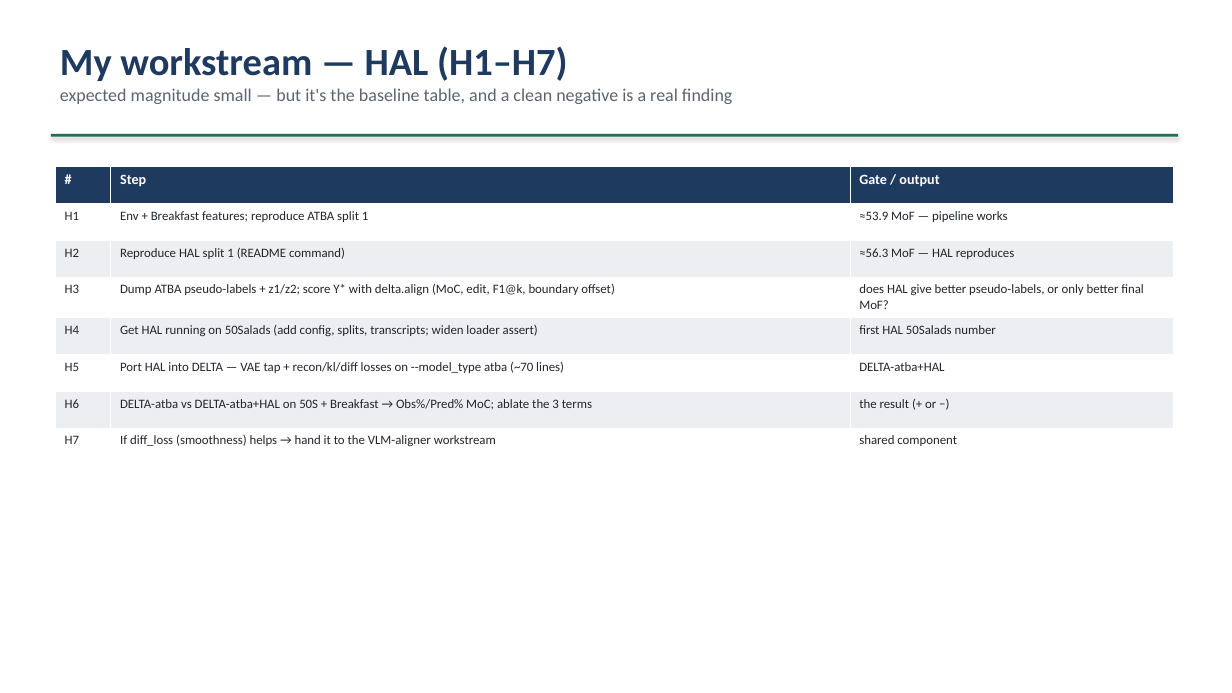
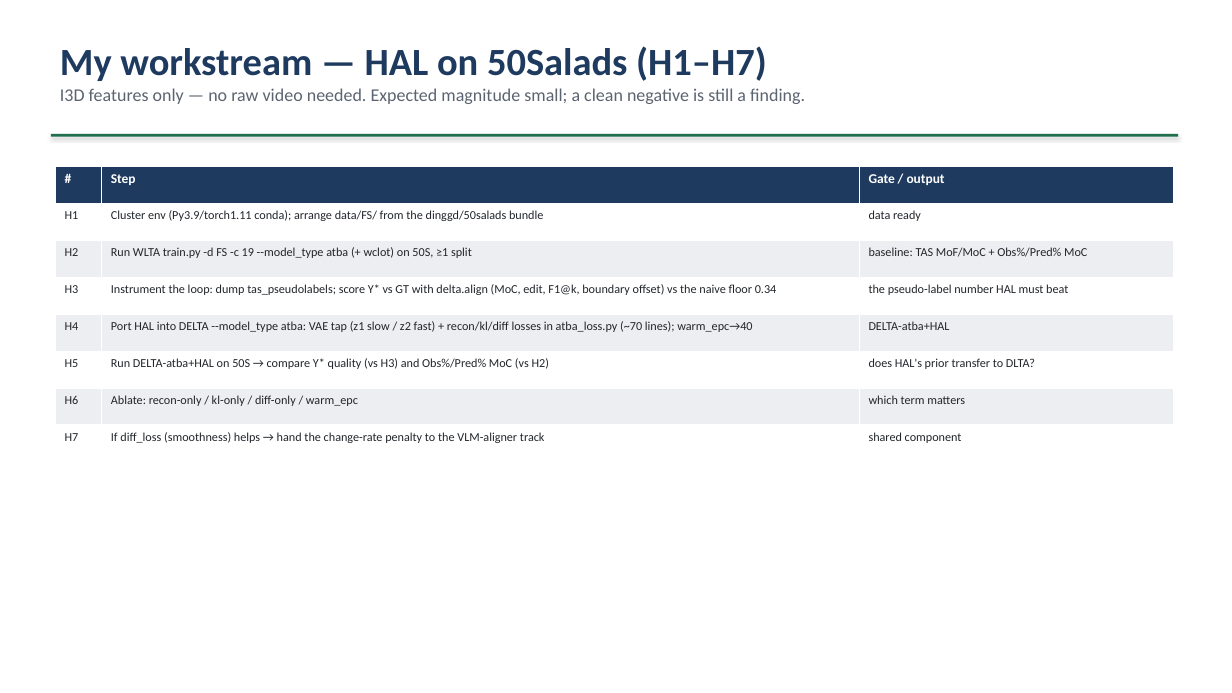
Before and after one commit to epayaslii/DELTA, a slide deck: slide 17 of slides/DELTA_progress_Mariella.pptx. Drawn at 1232x693 pixels with LibreOffice and Linux fonts; fonts in the diff are those of the drawing. Boxes give left, top, right and bottom in pixels: in the first picture for what was removed or moved away, otherwise in the second. Text is boxed around its words. In the diff, an @@ line names an element or a change of style, - is before the commit and + after.

Commit message:
Scope to 50Salads only; two-track plan (HAL now, InternVideo2 when video)
Decision: focus on 50Salads only for now -> all work goes through the WLTA
code (runs 50S natively as -d FS -c 19, modes --model_type atba / wclot).
No Breakfast, no standalone HAL.

- docs/baselines-hal-cva.md: HAL plan H1-H7 rewritten as 50Salads-only-via-WLTA
  (run DELTA/WLTA atba+wclot -> dump tas_pseudolabels -> score Y* -> port HAL's
  VAE tap + recon/kl/diff into atba_loss.py -> compare Y* + Obs%/Pred% MoC ->
  ablate). Added VLM track V1-V6 with InternVideo2 (OpenGVLab/InternVideo2,
  video-native, > CVA's SlowFast+CLIP). HAL track needs NO raw video; only the
  VLM track is blocked on it.
- plan file: sequencing table -> two tracks, 50Salads only.
- slides: new "Scope - 50Salads only" slide; HAL slide -> H1-H7 via WLTA;
  VLM slide -> InternVideo2 V1-V6; two-track sequencing. 21 slides.

```diff
--- a/slides/DELTA_progress_Mariella.pptx
+++ b/slides/DELTA_progress_Mariella.pptx
@@ text at [60, 46, 805, 104]: text changed @@
-My workstream — HAL (H1–H7)
-expected magnitude small — but it's the baseline table, and a clean negative is a real finding
+My workstream — HAL on 50Salads (H1–H7)
+I3D features only — no raw video needed. Expected magnitude small; a clean negative is still a finding.
@@ table at [55, 166, 1174, 462] @@
-row 2, column 2: Env + Breakfast features; reproduce ATBA split 1
+row 2, column 2: Cluster env (Py3.9/torch1.11 conda); arrange data/FS/ from the dinggd/50salads bundle
-row 2, column 3: ≈53.9 MoF — pipeline works
+row 2, column 3: data ready
-row 3, column 2: Reproduce HAL split 1 (README command)
+row 3, column 2: Run WLTA train.py -d FS -c 19 --model_type atba (+ wclot) on 50S, ≥1 split
-row 3, column 3: ≈56.3 MoF — HAL reproduces
+row 3, column 3: baseline: TAS MoF/MoC + Obs%/Pred% MoC
-row 4, column 2: Dump ATBA pseudo-labels + z1/z2; score Y* with delta.align (MoC, edit, F1@k, boundary offset)
+row 4, column 2: Instrument the loop: dump tas_pseudolabels; score Y* vs GT with delta.align (MoC, edit, F1@k, boundary offset) vs the naive floor 0.34
-row 4, column 3: does HAL give better pseudo-labels, or only better final MoF?
+row 4, column 3: the pseudo-label number HAL must beat
-row 5, column 2: Get HAL running on 50Salads (add config, splits, transcripts; widen loader assert)
+row 5, column 2: Port HAL into DELTA --model_type atba: VAE tap (z1 slow / z2 fast) + recon/kl/diff losses in atba_loss.py (~70 lines); warm_epc→40
-row 5, column 3: first HAL 50Salads number
+row 5, column 3: DELTA-atba+HAL
-row 6, column 2: Port HAL into DELTA — VAE tap + recon/kl/diff losses on --model_type atba (~70 lines)
+row 6, column 2: Run DELTA-atba+HAL on 50S → compare Y* quality (vs H3) and Obs%/Pred% MoC (vs H2)
-row 6, column 3: DELTA-atba+HAL
+row 6, column 3: does HAL's prior transfer to DLTA?
-row 7, column 2: DELTA-atba vs DELTA-atba+HAL on 50S + Breakfast → Obs%/Pred% MoC; ablate the 3 terms
+row 7, column 2: Ablate: recon-only / kl-only / diff-only / warm_epc
-row 7, column 3: the result (+ or −)
+row 7, column 3: which term matters
-row 8, column 2: If diff_loss (smoothness) helps → hand it to the VLM-aligner workstream
+row 8, column 2: If diff_loss (smoothness) helps → hand the change-rate penalty to the VLM-aligner track
@@ size 11 to 10.5 pt in "#", "Step", "Gate / output" @@
@@ size 10 to 9.5 pt in "H1", "H2", "H3", "H4" and 4 more places @@
```
Also in this commit, not shown: 3 other slides changed, 1 slide added, 1 slide removed, 2 other files.
